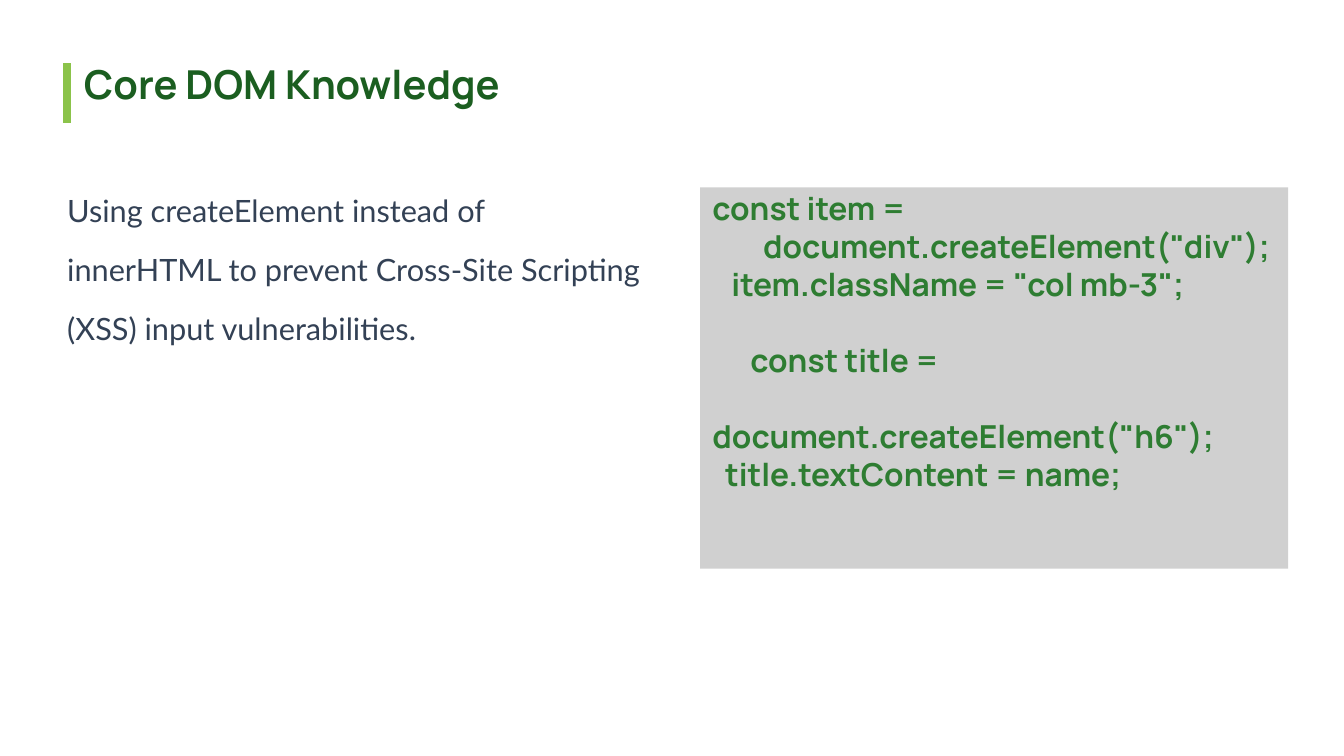
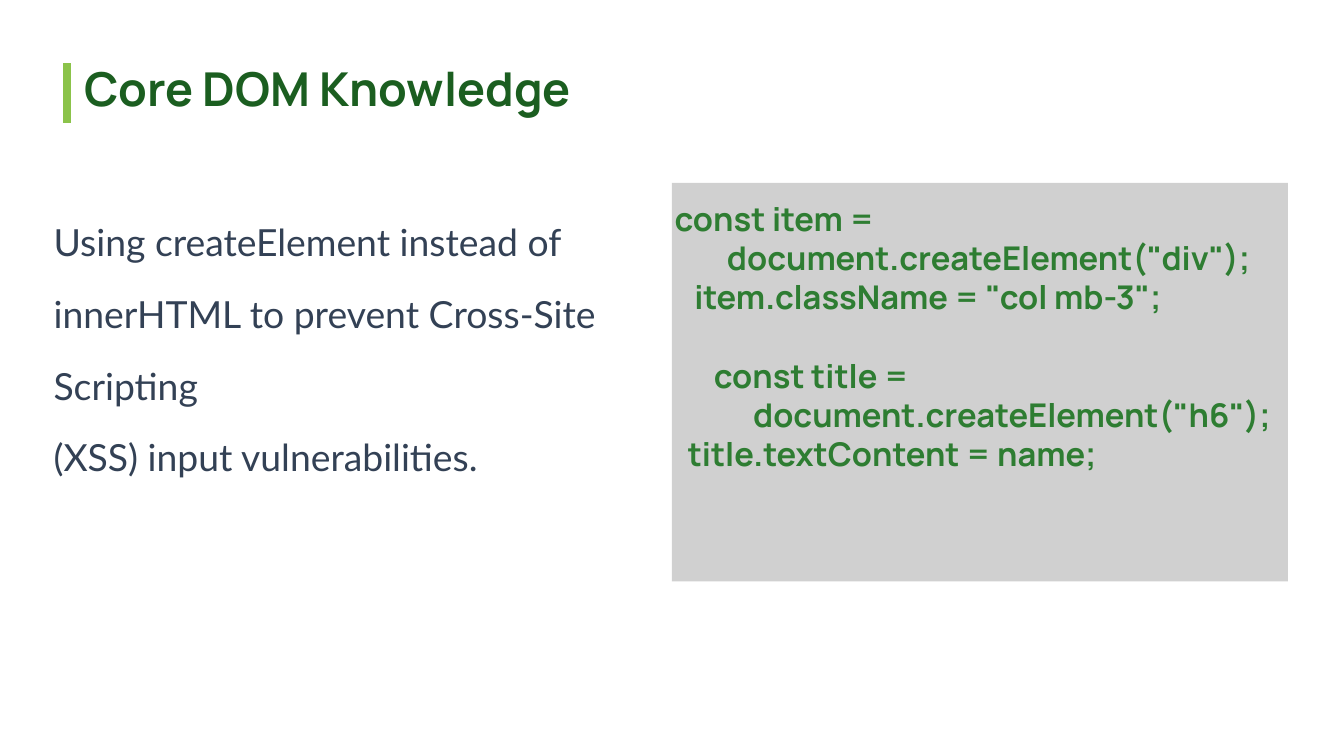
Before and after one commit to holoc2021tv/110124109, a slide deck: slide 5 of thuyettrinh.pptx. Drawn at 1344x756 pixels with LibreOffice and Linux fonts; fonts in the diff are those of the drawing; grey boxes stand for pictures; background and template pictures are left out. Boxes give left, top, right and bottom in pixels: in the first picture for what was removed or moved away, otherwise in the second. Text is boxed around its words. In the diff, an @@ line names an element or a change of style, - is before the commit and + after.

```diff
--- a/thuyettrinh.pptx
+++ b/thuyettrinh.pptx
@@ text "Core DOM Knowledge" at box(84, 71, 571, 118): size 42.8 to 50 pt; line spacing 51.3pt to 60pt @@
@@ text "Using createElement instead of": place and size @@
-text "Using createElement instead of" at box(67, 199, 640, 346)
+text "Using createElement instead of" at box(54, 228, 596, 478)
@@ text "Using createElement instead of" at box(54, 228, 596, 478): size 32.9 to 40 pt; line spacing 63.1pt to 76.8pt @@
@@ picture: place and size @@
-picture at box(700, 187, 1288, 569)
+picture at box(672, 183, 1288, 581)
@@ text "const item =": place and size @@
-text "const item =" at box(712, 197, 1270, 490)
+text "const item =" at box(675, 207, 1271, 470)
@@ text "const item =" at box(675, 207, 1271, 470): size 33.9 to 35 pt; line spacing 40.7pt to 42pt @@
```
Also in this commit, not shown: 8 other slides changed, 1 slide added, 1 slide removed.
